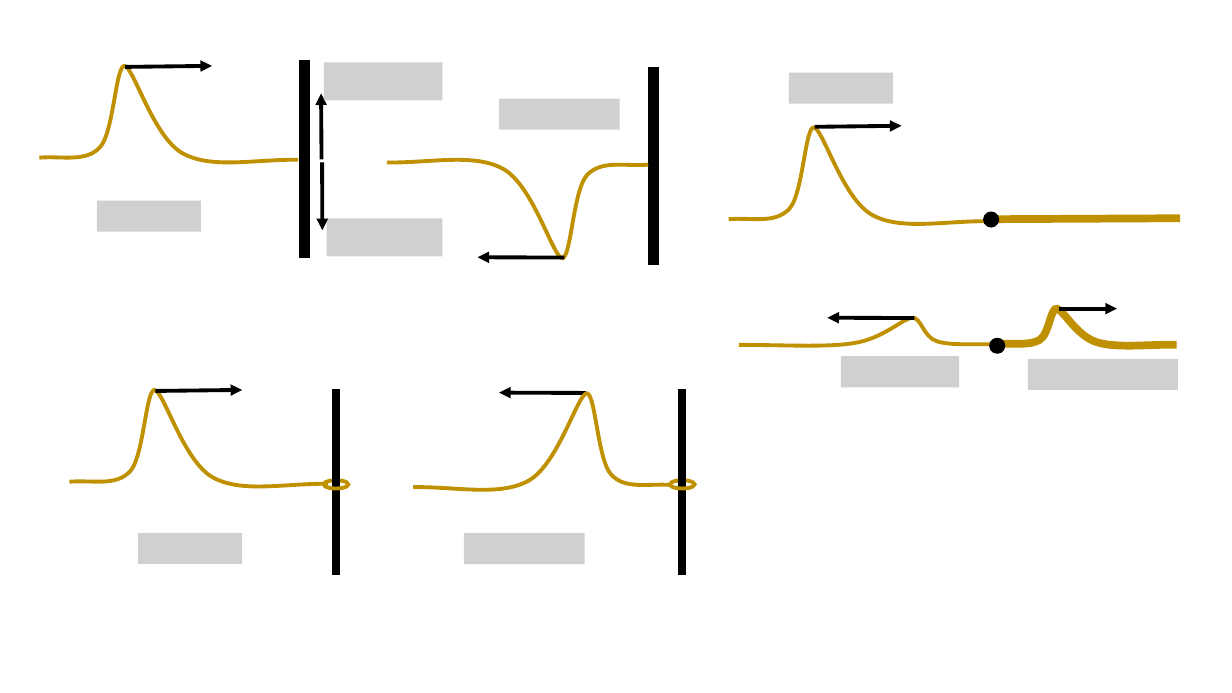
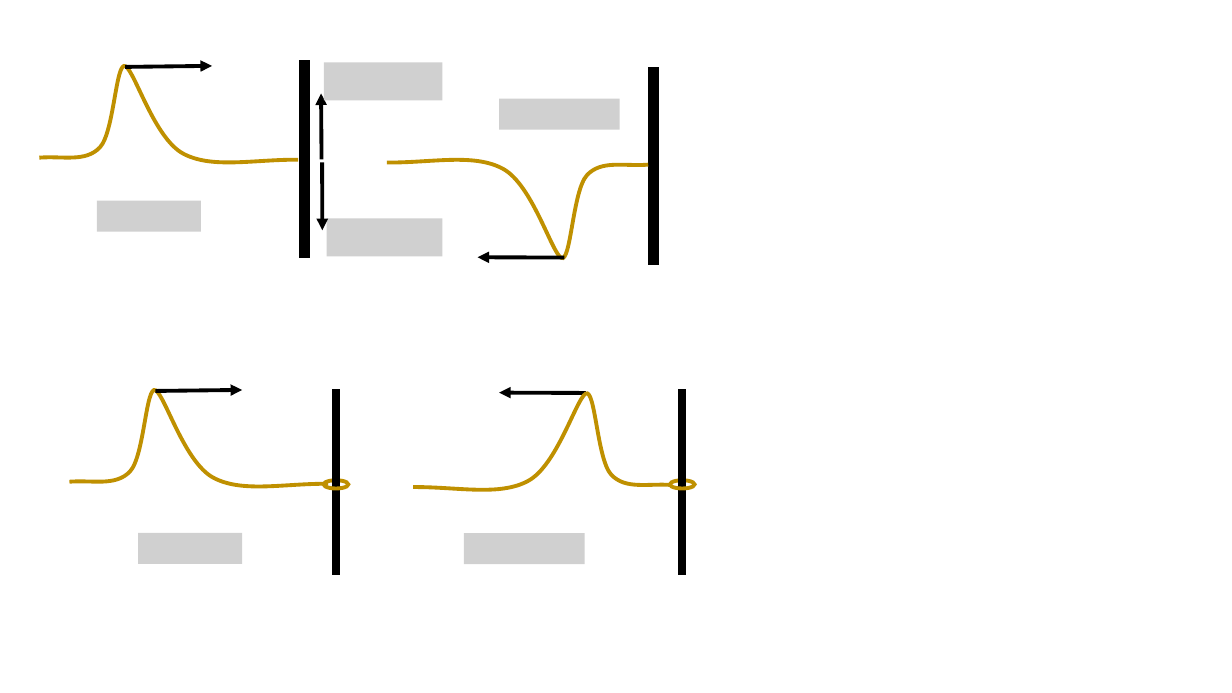
Before and after one commit to OSTP/PhysicsArtofModelling, a slide deck: slide 5 of tex/figures/Waves/Figures.pptx. Drawn at 1232x693 pixels with LibreOffice and Linux fonts; fonts in the diff are those of the drawing; grey boxes stand for pictures. Boxes give left, top, right and bottom in pixels: in the first picture for what was removed or moved away, otherwise in the second. Text is boxed around its words. In the diff, an @@ line names an element or a change of style, - is before the commit and + after.

```diff
--- a/tex/figures/Waves/Figures.pptx
+++ b/tex/figures/Waves/Figures.pptx
@@ group removed at (x1=729, y1=73, x2=1180, y2=390): 3 freeform shapes, 3 pictures, 3 arrows, 2 ellipses, 1 line @@
```
Also in this commit, not shown: 1 other slide changed, 5 slides added, 2 slides removed, 7 other files.
